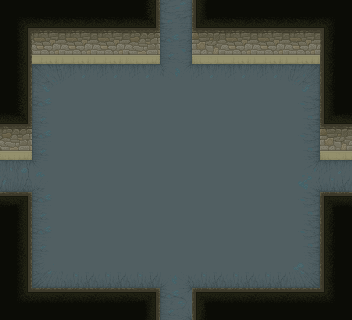
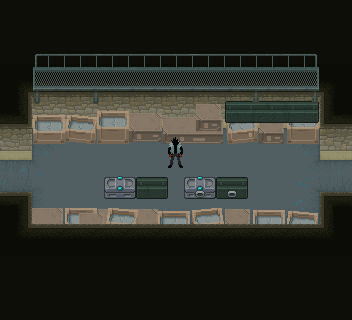
Revision of a layered (352, 320) image; what changed, layer by layer:
added layer "deflectorcanon" above "boxcanon" over [216, 177, 248, 199]
added layer "boxcanon" above "box_cy" over [184, 176, 216, 199]
added layer "box_cy" above "spiraldeflector" over [104, 176, 136, 199]
added layer "spiraldeflector" above "trash" over [136, 177, 168, 199]
showed "trash" over [168, 137, 183, 168]
showed group "layout_bar" (9 layers) over [17, 0, 335, 320]
showed "deflector" over [225, 101, 319, 123]
hid group "layout_square" (2 layers) over [17, 0, 335, 320]
